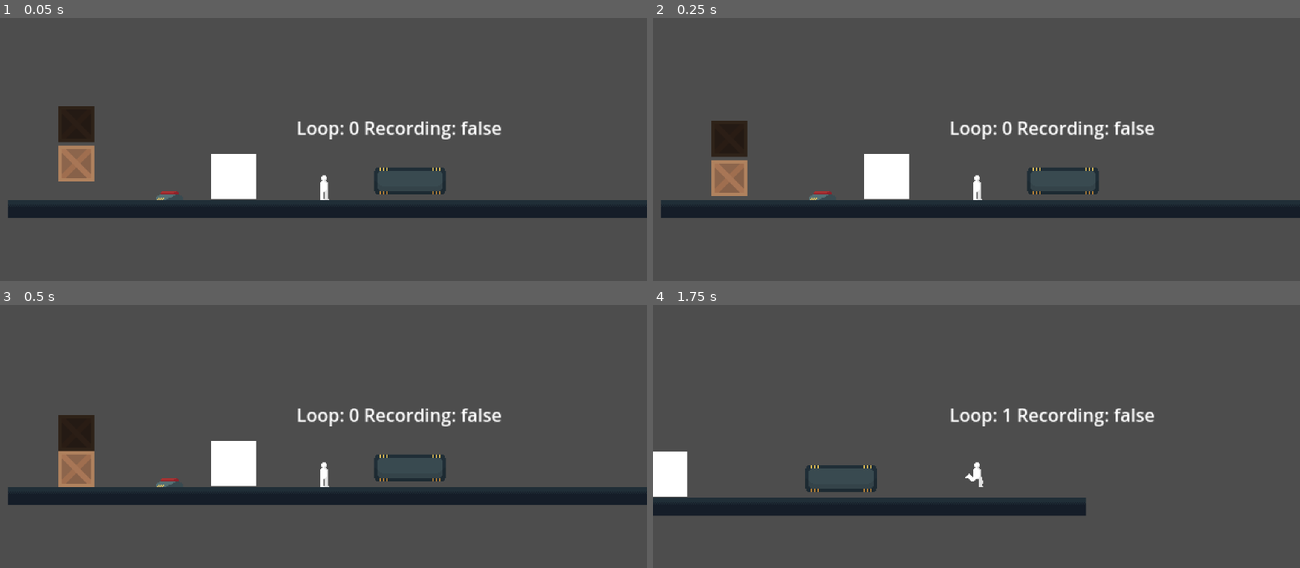
Above: before the commit, frames 1-4 (two rows, left to right).
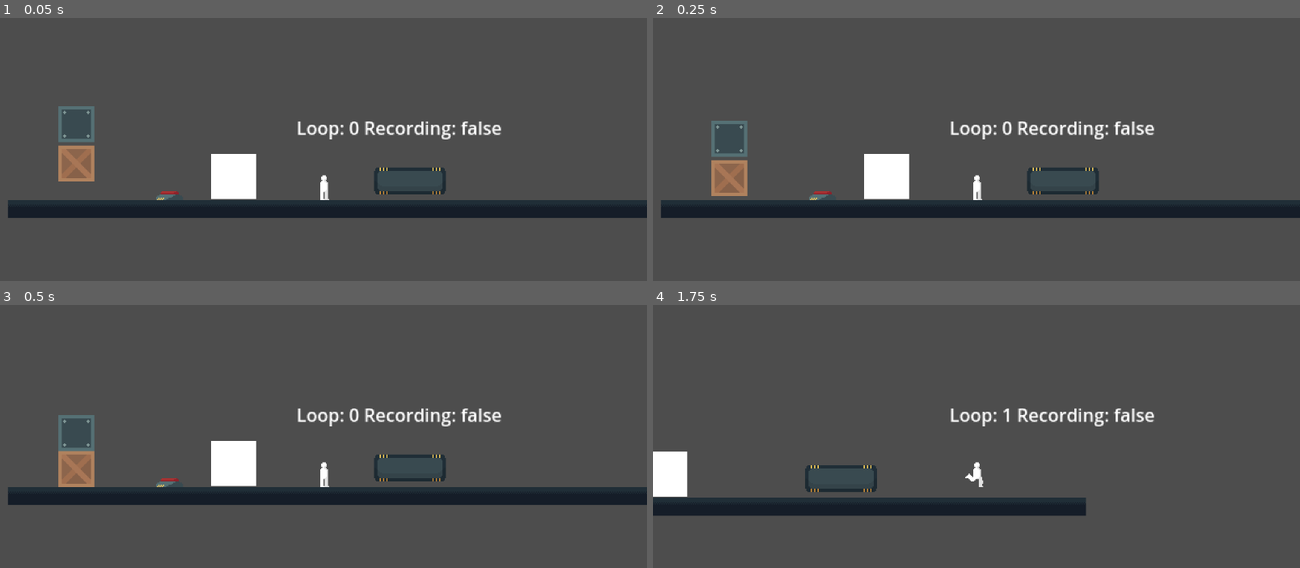
Above: after the commit, the same moments.

Repository: rafesholler/gmtk-2025
Game: Godot game, scene res://test_scene.tscn
The game is run twice, just before and just after one commit, with the same random seed, the same clock (stepped at 60 frames per second) and the same inputs.
Inputs (mouse positions are in pixels of both pictures, inside the frame that each line leads up to):
- Up to frame 1 (0.05 s): no input
- Up to frame 2 (0.25 s): no input
- Up to frame 3 (0.5 s): no input
- Up to frame 4 (1.75 s): move the mouse to (1118, 468) at 0.52 s; hold D (move_right) from 0.53 s (still down); tap E (pull) at 0.6, 1.55 s; tap W (jump) at 0.77, 1.52 s; move the mouse to (847, 504) at 1.27 s; tap F (change_loop) at 1.35 s

The runs differ from the first frame. In frame 1, 0.8% of the frame differs, in the area x 9-15%, y 33-48%; in frame 2, 0.8%; in frame 3, 0.8%; in frame 4, nothing differs.

Commit message:
Fixed box pull bugs

Diff:
--- a/Objects/Box/box.gd
+++ b/Objects/Box/box.gd
@@ -2,6 +2,7 @@
 class_name Box
 
 var is_in_loop = false
+var is_being_pulled = false
 
 var gravity = ProjectSettings.get_setting("physics/2d/default_gravity")
 
@@ -9,7 +10,7 @@
 
 func _physics_process(delta: float) -> void:
 	if not is_in_loop:
-		if not is_on_floor():
+		if not is_on_floor() and not is_being_pulled:
 			velocity.y += gravity * delta
 
 		for i in get_slide_collision_count():
--- a/Objects/Box/heavy_box.tscn
+++ b/Objects/Box/heavy_box.tscn
@@ -2,7 +2,7 @@
 
 [ext_resource type="Script" uid="uid://cff02ul8i74cw" path="res://Objects/Box/heavy_box.gd" id="1_lrl7b"]
 [ext_resource type="Script" uid="uid://dxmffxw51dhku" path="res://Loop/loopable.gd" id="1_sn3pl"]
-[ext_resource type="Texture2D" uid="uid://cnkkqber3c0l7" path="res://Objects/Box/box.png" id="2_lrl7b"]
+[ext_resource type="Texture2D" uid="uid://dxeeysjtyvdsq" path="res://Objects/Box/steelbox.png" id="3_lrl7b"]
 
 [sub_resource type="RectangleShape2D" id="RectangleShape2D_rrdgm"]
 size = Vector2(32, 32)
@@ -24,8 +24,7 @@
 shape = SubResource("RectangleShape2D_rrdgm")
 
 [node name="Sprite2D" type="Sprite2D" parent="."]
-modulate = Color(0.259294, 0.259294, 0.259294, 1)
-texture = ExtResource("2_lrl7b")
+texture = ExtResource("3_lrl7b")
 
 [connection signal="playback_ended" from="Loopable" to="." method="_on_loopable_playback_ended"]
 [connection signal="playback_started" from="Loopable" to="." method="_on_loopable_playback_started"]
--- a/Player/player.gd
+++ b/Player/player.gd
@@ -47,21 +47,14 @@
 			velocity.y = -200
 			jumped = true
 
-	if Input.is_action_just_pressed("pull"):
+	if Input.is_action_just_pressed("pull") and nearby_box and not nearby_box.is_in_loop:
 		is_pulling = not is_pulling
+		box_vector = nearby_box.position - position
+		box_vector.y = -25
+		nearby_box.is_being_pulled = true
 
-	if is_pulling:
-		if nearby_box and not nearby_box.is_in_loop:
-			if not box_vector:
-				box_vector = nearby_box.position - position
-				box_vector.y = -25
-				nearby_box.is_being_pulled = true
+	if is_pulling and nearby_box and not nearby_box.is_in_loop and box_vector:
 			nearby_box.position = position + box_vector
-
-	if Input.is_action_just_released("pull"):
-		if nearby_box:
-			nearby_box.is_being_pulled = false
-			box_vector = null
 
 	$RayCast2D.target_position = get_global_mouse_position() - position - $RayCast2D.position
 
@@ -113,6 +106,7 @@
 		nearby_box.is_being_pulled = false
 		nearby_box = null
 		box_vector = null
+		is_pulling = false
 
 
 func _on_coyote_timer_timeout() -> void:
